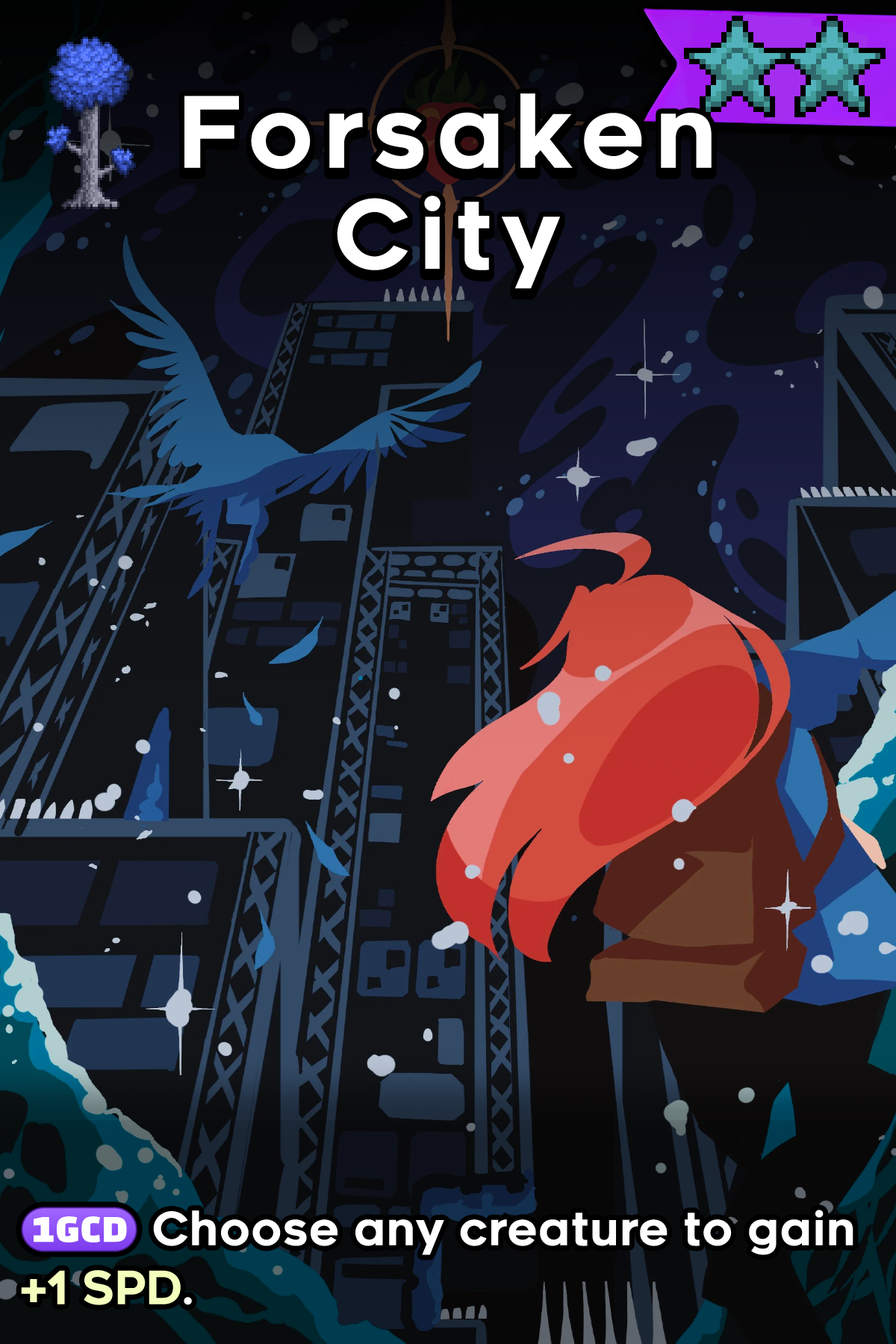
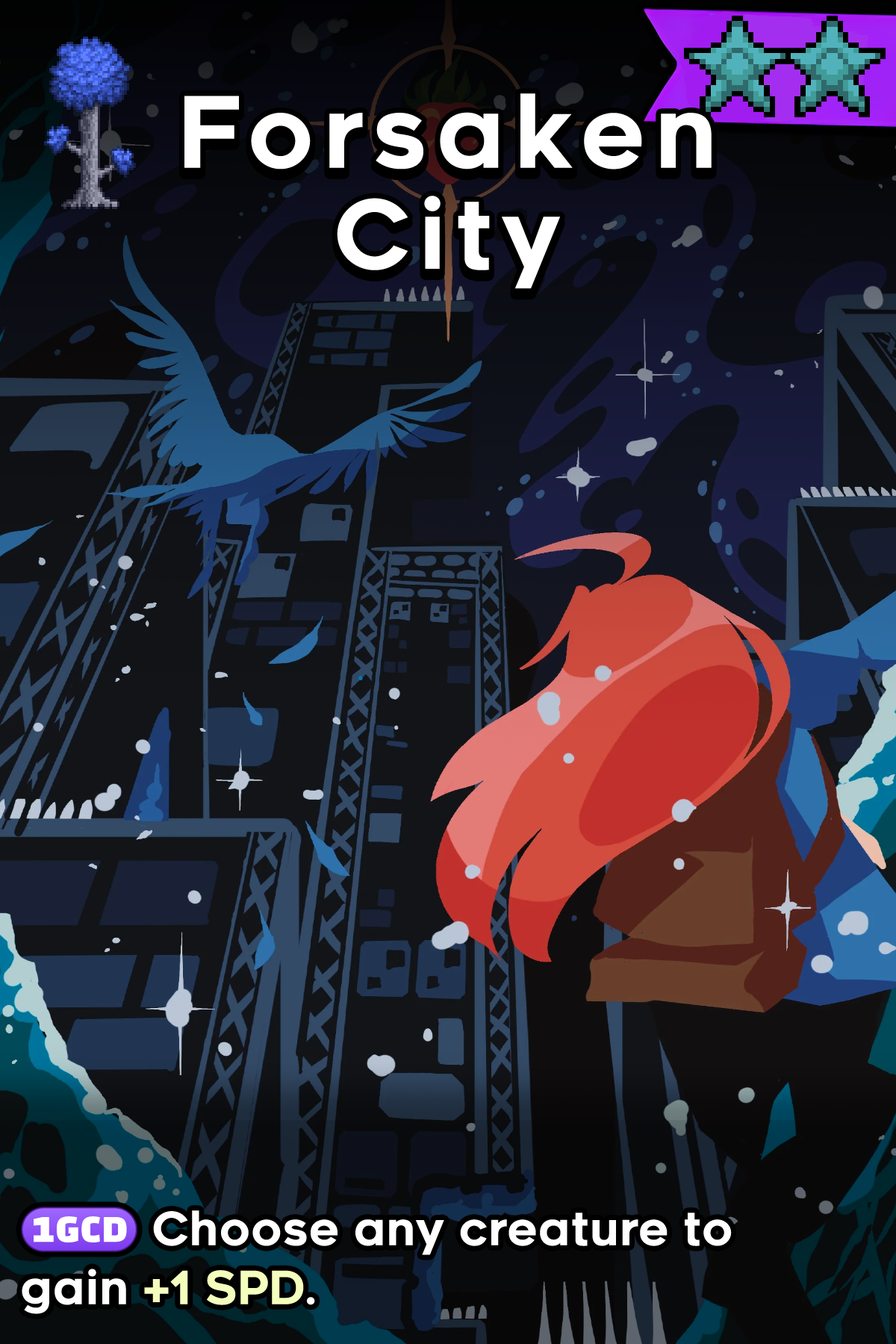
Layers edited between the first and the second (896, 1344) image:
painted on "Ability" over bbox(20, 1209, 854, 1314)
